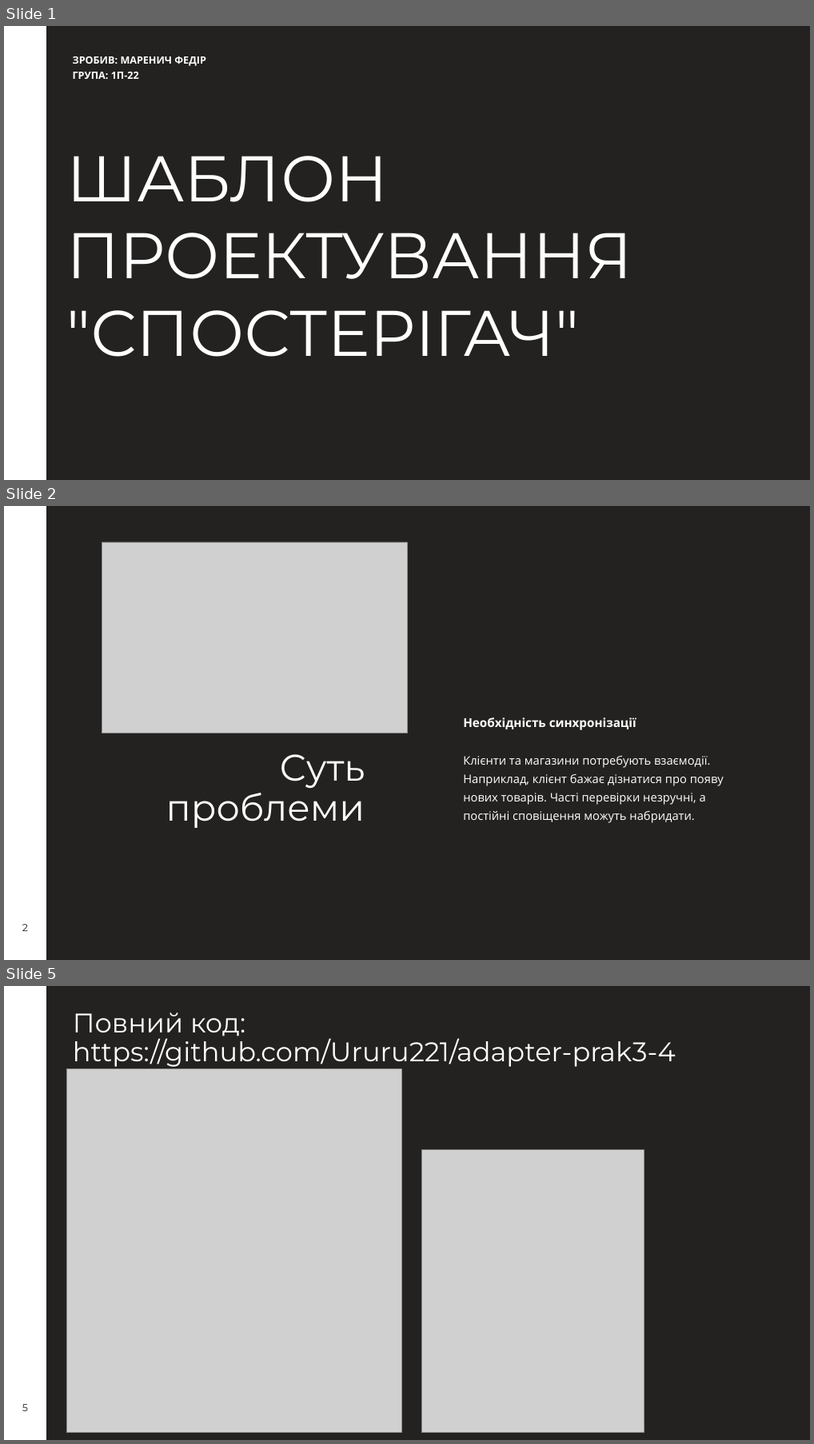
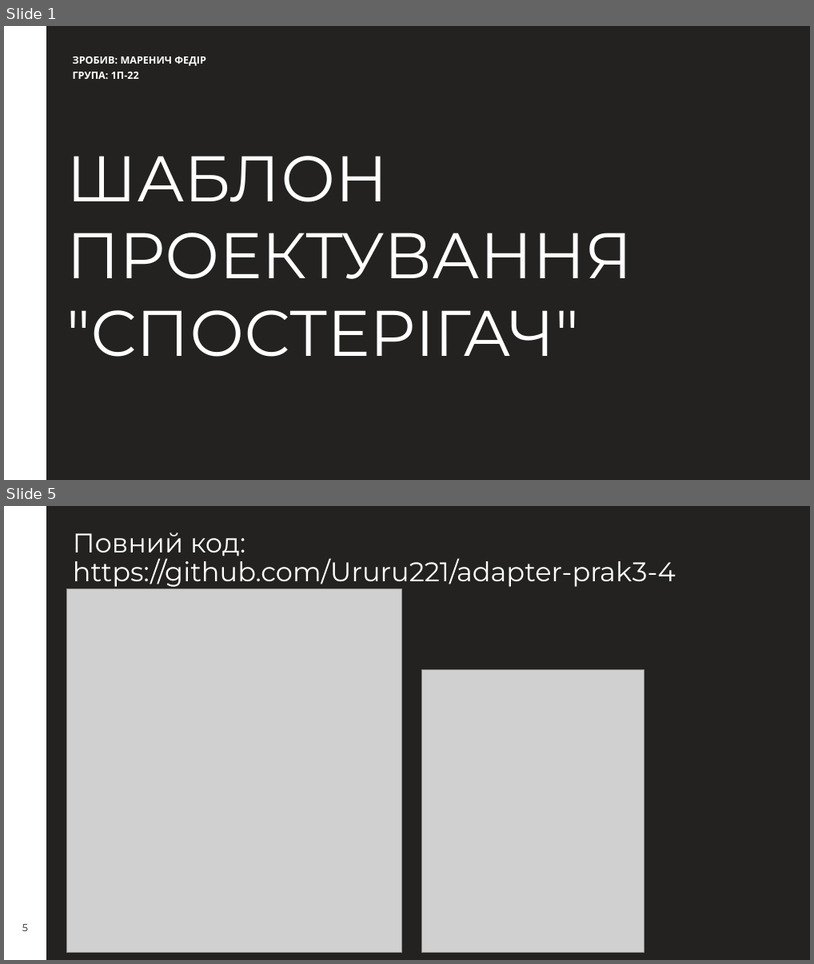
Before and after one commit to Ururu221/adapter-prak3-4, a slide deck: observer-prak4.pptx. Shown one above the other, each under a label of ours: slides 1, 2 and 5 before the commit, slides 1 and 5 after it; the slides between them are not shown. The pictures are 814x1444 and 814x964 pixels, drawn with LibreOffice and Linux fonts; fonts in the diff are those of the drawing; grey boxes stand for pictures. Boxes give left, top, right and bottom in pixels: in the first picture for what was removed or moved away, otherwise in the second. Text is boxed around its words. In the diff, an @@ line names an element or a change of style, - is before the commit and + after.

```diff
--- a/observer-prak4.pptx
+++ b/observer-prak4.pptx
@@ slide 2 removed at [4, 506, 810, 960], background #232220; not listed: 2 template elements that a slide beside it also shows @@
@@ picture removed at [102, 542, 407, 733] @@
@@ text removed at [463, 717, 637, 730] @@
-Необхідність синхронізації
@@ title removed at [166, 754, 366, 828] @@
-Суть проблеми
@@ text removed at [463, 756, 724, 823] @@
-Клієнти та магазини потребують взаємодії. Наприклад, клієнт бажає дізнатися про появу нових товарів. Часті перевірки незручні, а постійні сповіщення можуть набридати.
@@ page number removed at [22, 924, 28, 931] @@
-2
```
Also in this commit, not shown: 4 slides changed, 1 slide added.
